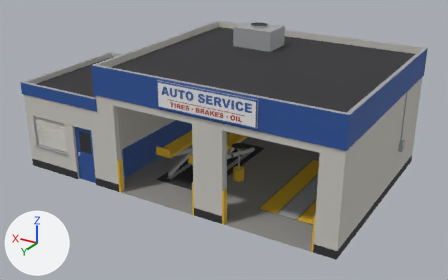
What one commit did to the Blender file assets/models/src/service-station.blend.
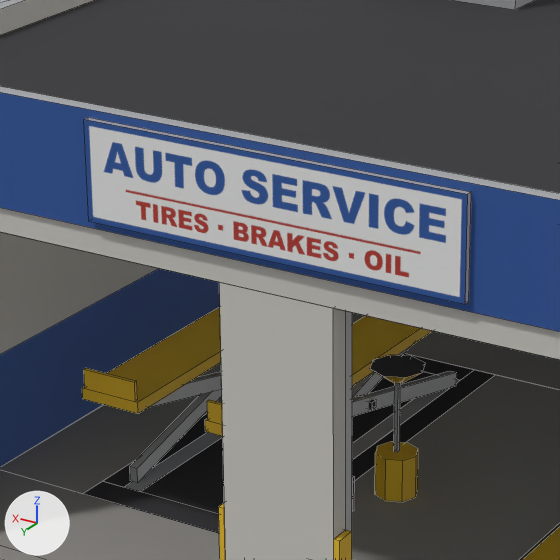
Old and new are each drawn whole from a camera (50 mm lens) standing at (-11.43, 19.02, 10.51) and looking at (-0.26, 0.4, 1.2) and again close up on the part from 30% to 63% of the width and 18% to 70% of the height. Lighting does not change. The marker at lower left points along +X, +Y and +Z. The last two pictures show the newer version. The close-ups show mesh edges as thin lines.

In view in the first close-up: 'ServiceStation'.
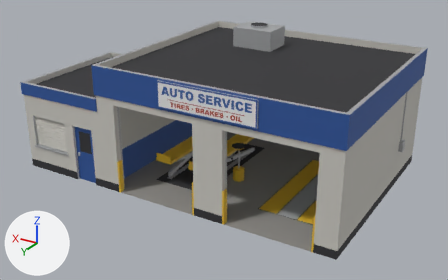
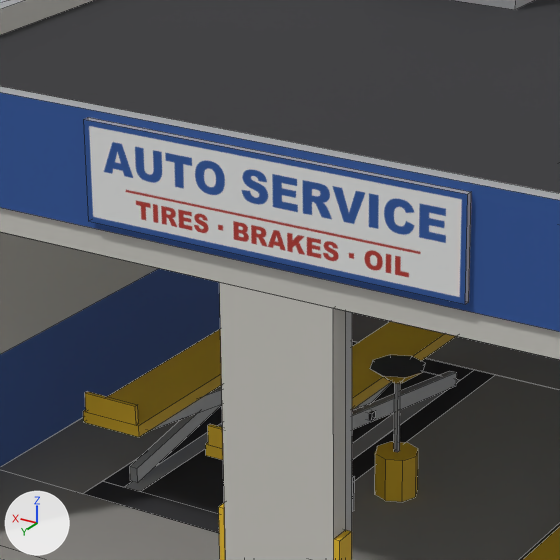
The change, as a list of edits to the scene's bpy script:
```text
Change me_servicestation:
    where me_servicestation.from_pydata(...)  # 1179 vertices, 752 faces; spans x -6.44..7.0, y -4.04..4.1, z 0.0..5.18
    used by ob_servicestation; location = (0.0, 0.0, 0.0)
    before: 361 (-0.5, 2.05, 0.87), 362 (-0.41, 2.05, 0.87), 365 (-0.41, 2.05, 1.03), 367 (-0.5, 2.05, 1.03), 409 (0.94, 2.05, 0.87) at pixel (148, 407)
    before: 410 (1.02, 2.05, 0.87), 413 (1.02, 2.05, 1.03), 415 (0.94, 2.05, 1.03)
    before: 371 (-0.23, -1.65, 0.87), 372 (-0.32, -1.65, 0.87), 374 (-0.23, -1.65, 1.03), 376 (-0.32, -1.65, 1.03)
    before: 419 (1.2, -1.65, 0.87), 420 (1.11, -1.65, 0.87), 422 (1.2, -1.65, 1.03), 424 (1.11, -1.65, 1.03)
    me_servicestation part 1: the loose piece of 8 vertices spanning x -0.69..-0.04, y -2.1..2.5, z 1.03..1.15 is moved by (0.0, 0.0, -0.25)
    me_servicestation part 2: the loose piece of 8 vertices spanning x -0.67..-0.06, y 2.46..2.5, z 1.15..1.35 is moved by (0.0, 0.0, -0.25)
    me_servicestation part 3: the loose piece of 8 vertices spanning x -0.54..-0.19, y 0.16..0.24, z 0.48..0.56 is moved by (0.0, 0.0, -0.12)
    me_servicestation part 4: the loose piece of 8 vertices spanning x 0.74..1.39, y -2.1..2.5, z 1.03..1.15 is moved by (0.0, 0.0, -0.25)
    me_servicestation part 5: the loose piece of 8 vertices spanning x 0.76..1.37, y 2.46..2.5, z 1.15..1.35 is moved by (0.0, 0.0, -0.25)
    me_servicestation part 6
    add for i in [361, 362, 365, 367, 409, 410, 413, 415]: me_servicestation.vertices[i].co += Vector((0.0, 0.0, -0.25))
    me_servicestation part 7
    add for i in [371, 372, 374, 376]: me_servicestation.vertices[i].co += Vector((0.0, 0.0, -0.25))
    me_servicestation part 8
    add for i in [419, 420, 422, 424]: me_servicestation.vertices[i].co += Vector((0.0, 0.0, -0.25))
```

Pixel boxes [x1, y1, x2, y2] of what changed, in the close-ups (560 x 560 px; the box of a moved part takes in the faces that stretch with it):
part 1 of me_servicestation, moved or reshaped
    before: [205, 316, 432, 436]
    after: [206, 321, 456, 460]
part 2 of me_servicestation, moved or reshaped
    before: [207, 400, 223, 424]
    after: [208, 424, 223, 448]
part 3 of me_servicestation, moved or reshaped
    before: [358, 395, 376, 410]
    after: [355, 407, 376, 421]
part 4 of me_servicestation, moved or reshaped
    before: [82, 307, 221, 413]
    after: [83, 329, 222, 437]
part 5 of me_servicestation, moved or reshaped
    before: [84, 368, 138, 401]
    after: [85, 392, 139, 425]
part 6 of me_servicestation, moved or reshaped
    before: [150, 371, 457, 416]
    after: [151, 371, 457, 430]
part 7 of me_servicestation, moved or reshaped (mostly hidden afterwards)
    before: [352, 346, 411, 398]
    after: [352, 382, 392, 410]
part 8 of me_servicestation, moved or reshaped
    before: [130, 389, 222, 482]
    after: [131, 404, 222, 482]
